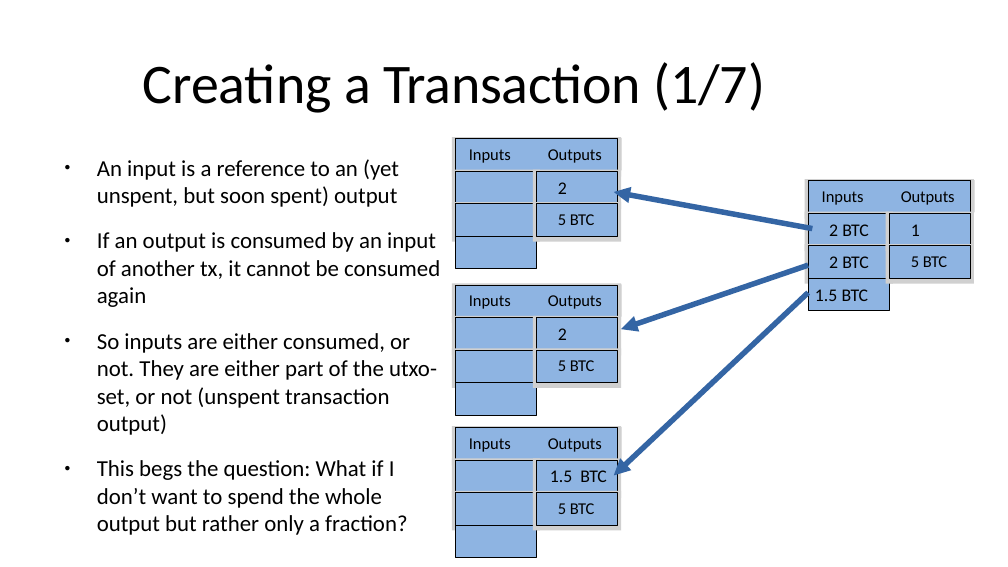
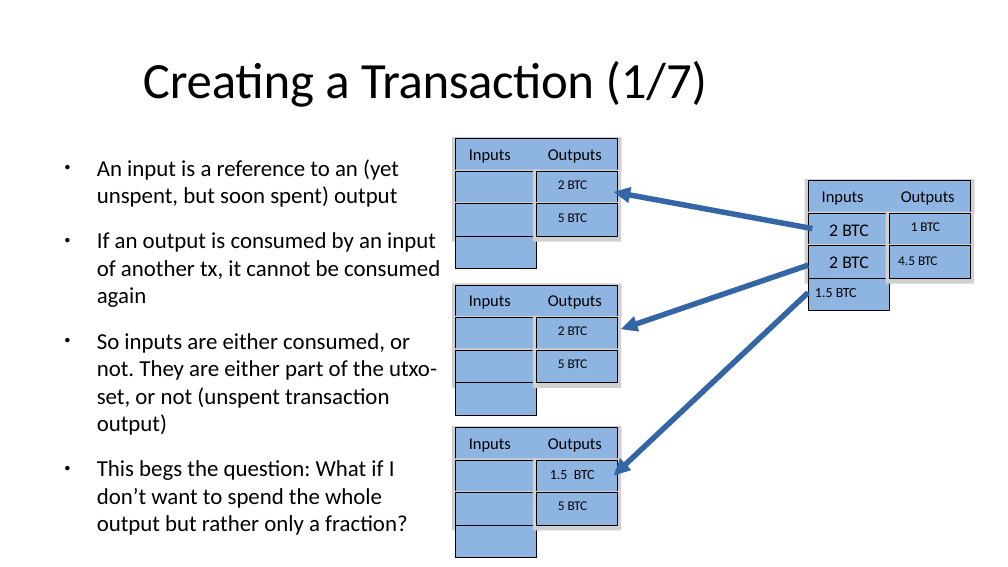
Before and after one commit to cryptoadvance/specter-education, a slide deck: slide 3 of content/bitcoin101/03_bitcoin-theory-outputs-changeaddresses.odp. Drawn at 1008x567 pixels with LibreOffice and Linux fonts; fonts in the diff are those of the drawing; grey boxes stand for pictures. Boxes give left, top, right and bottom in pixels: in the first picture for what was removed or moved away, otherwise in the second. Text is boxed around its words. In the diff, an @@ line names an element or a change of style, - is before the commit and + after.

```diff
--- a/content/bitcoin101/03_bitcoin-theory-outputs-changeaddresses.odp
+++ b/content/bitcoin101/03_bitcoin-theory-outputs-changeaddresses.odp
@@ title "Creating a Transaction (1/7)" at (143, 61, 708, 107): size 44 to 40 pt @@
@@ text at (898, 256, 937, 265): text changed; size 13 to 10.5 pt @@
-5 BTC
+4.5 BTC
@@ text "1.5 BTC" at (815, 288, 857, 297): size 14 to 11 pt @@
@@ size 14 to 10.5 pt in 3 elements at (911, 222, 939, 231), (558, 180, 587, 189), (558, 326, 587, 335) @@
@@ text "1.5 BTC" at (550, 470, 595, 479): size 14 to 11 pt @@
@@ size 13 to 10.5 pt in 3 elements at (558, 213, 587, 222), (558, 359, 587, 368), (558, 501, 587, 510) @@
```
Also in this commit, not shown: 3 other slides changed, 2 slides added, 1 slide removed, 3 other files.
